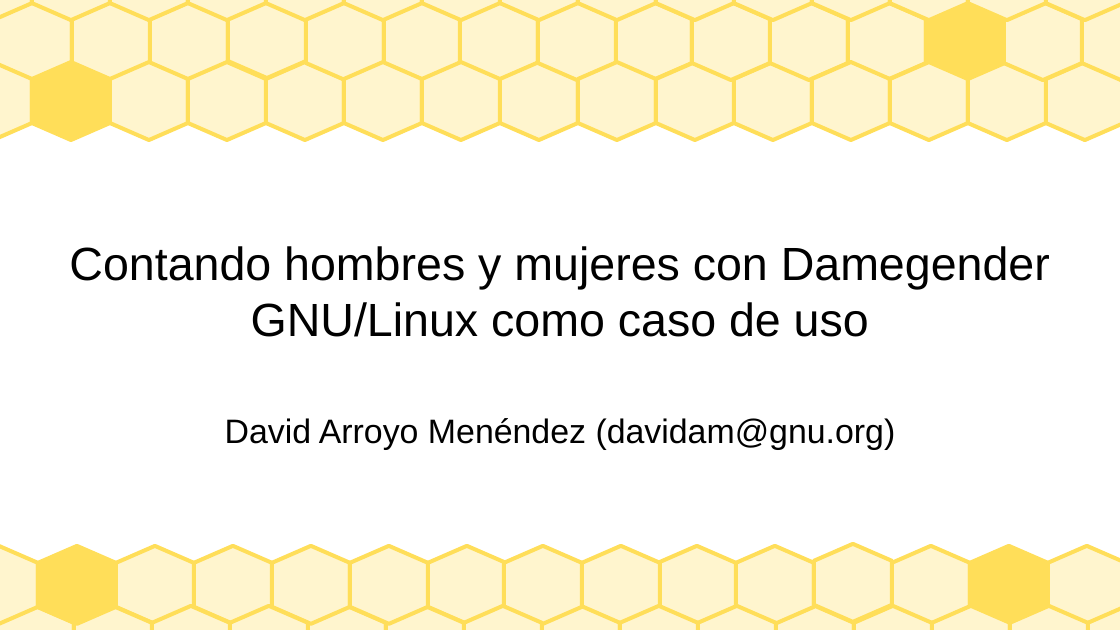
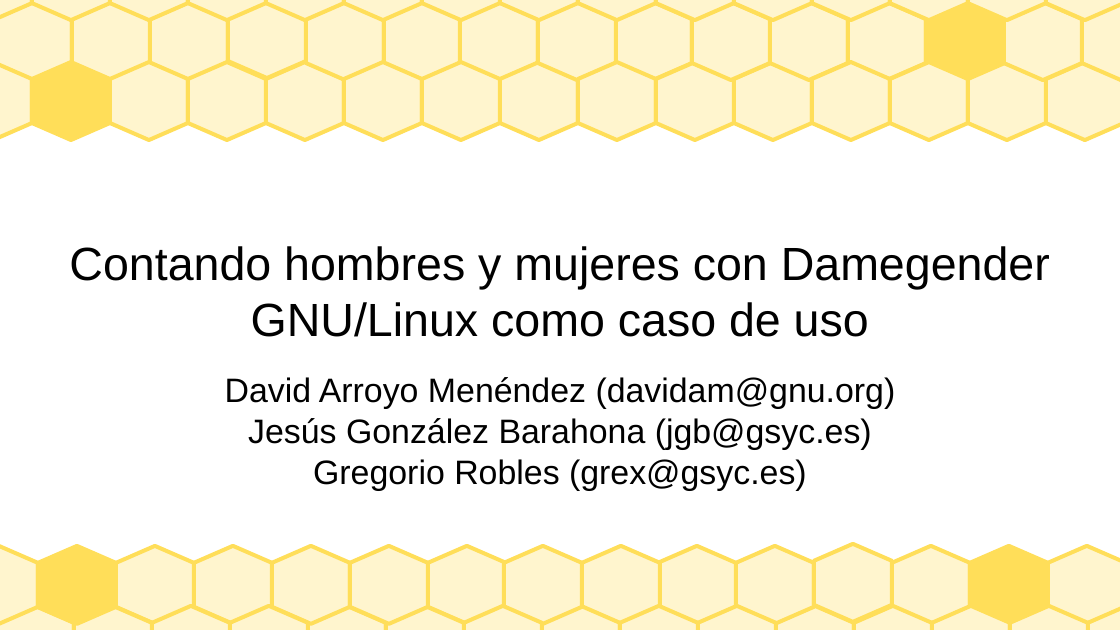
Before and after one commit to davidam/damegender, a slide deck: slide 1 of slides/brechagnulinux.odp. Drawn at 1120x630 pixels with LibreOffice and Linux fonts; fonts in the diff are those of the drawing. Boxes give left, top, right and bottom in pixels: in the first picture for what was removed or moved away, otherwise in the second. Text is boxed around its words. In the diff, an @@ line names an element or a change of style, - is before the commit and + after.

```diff
--- a/slides/brechagnulinux.odp
+++ b/slides/brechagnulinux.odp
@@ subtitle "David Arroyo Menéndez (davidam@gnu.org)": place and size @@
-subtitle "David Arroyo Menéndez (davidam@gnu.org)" at [225,418,896,450]
+subtitle "David Arroyo Menéndez (davidam@gnu.org)" at [225,377,896,490]
@@ subtitle at [248,418,872,490]: paragraphs added @@
+Jesús González Barahona (jgb@gsyc.es)
+Gregorio Robles (grex@gsyc.es)
```
Also in this commit, not shown: 5 other slides changed, 1 slide added, 1 other file.
